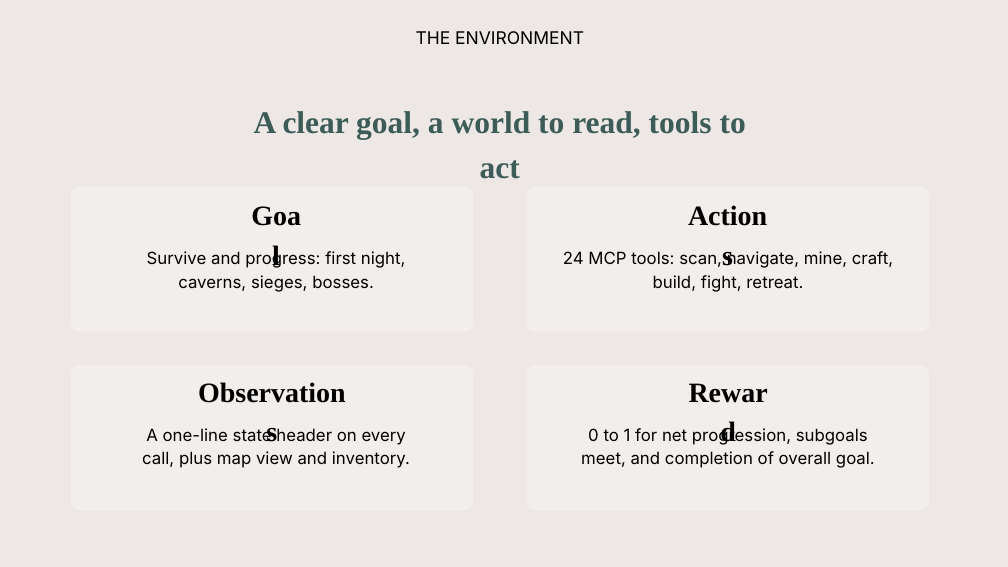
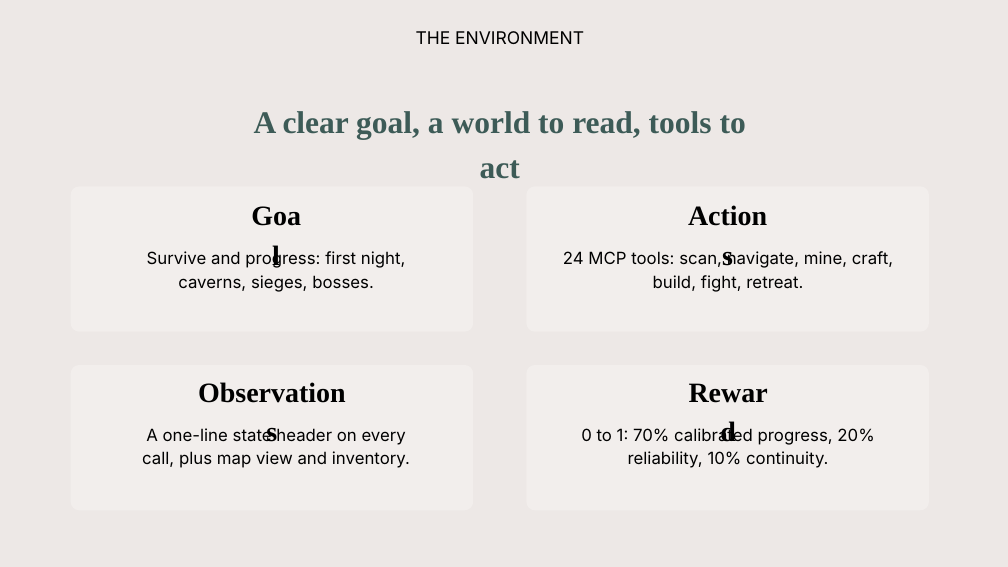
Before and after one commit to mairazaini/TerrariaBench, a slide deck: slide 4 of TerrariaBench.pptx. Drawn at 1008x567 pixels with LibreOffice and Linux fonts; fonts in the diff are those of the drawing; background and template pictures are left out. Boxes give left, top, right and bottom in pixels: in the first picture for what was removed or moved away, otherwise in the second. Text is boxed around its words. In the diff, an @@ line names an element or a change of style, - is before the commit and + after.

```diff
--- a/TerrariaBench.pptx
+++ b/TerrariaBench.pptx
@@ text at [581, 427, 874, 468]: text changed @@
-0 to 1 for net progression, subgoals meet, and completion of overall goal.
+0 to 1: 70% calibrated progress, 20% reliability, 10% continuity.
```
Also in this commit, not shown: 6 other slides changed, 46 other files.
